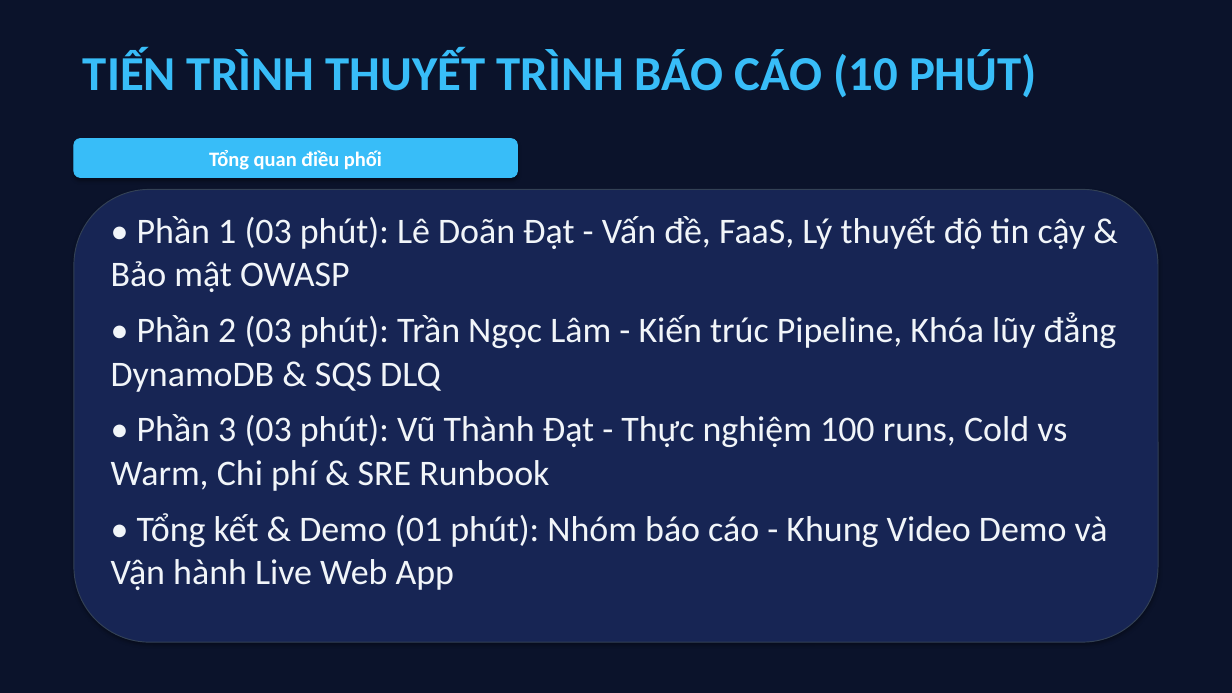
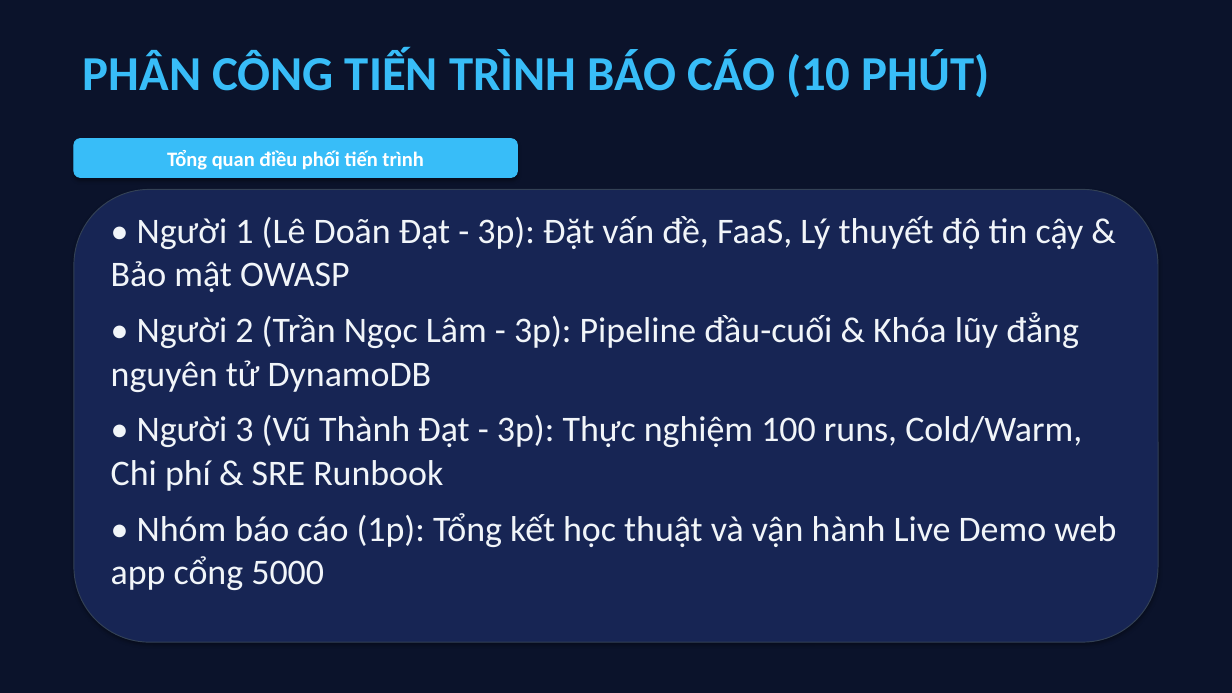
Before and after one commit to datdanghoccode/DTDM_XuLyAnh_Serverless, a slide deck: slide 2 of docs/DTDM_ThuyetTrinh_DeTai9.pptx. Drawn at 1232x693 pixels with LibreOffice and Linux fonts; fonts in the diff are those of the drawing. Boxes give left, top, right and bottom in pixels: in the first picture for what was removed or moved away, otherwise in the second. Text is boxed around its words. In the diff, an @@ line names an element or a change of style, - is before the commit and + after.

```diff
--- a/docs/DTDM_ThuyetTrinh_DeTai9.pptx
+++ b/docs/DTDM_ThuyetTrinh_DeTai9.pptx
@@ text at (83, 50, 990, 97): text changed @@
-TIẾN TRÌNH THUYẾT TRÌNH BÁO CÁO (10 PHÚT)
+PHÂN CÔNG TIẾN TRÌNH BÁO CÁO (10 PHÚT)
@@ text in rounded rectangle at (167, 150, 423, 170): text changed @@
-Tổng quan điều phối
+Tổng quan điều phối tiến trình
@@ text at (111, 216, 1116, 590): text changed @@
-• Phần 1 (03 phút): Lê Doãn Đạt - Vấn đề, FaaS, Lý thuyết độ tin cậy & Bảo mật OWASP
-• Phần 2 (03 phút): Trần Ngọc Lâm - Kiến trúc Pipeline, Khóa lũy đẳng DynamoDB & SQS DLQ
-• Phần 3 (03 phút): Vũ Thành Đạt - Thực nghiệm 100 runs, Cold vs Warm, Chi phí & SRE Runbook
-• Tổng kết & Demo (01 phút): Nhóm báo cáo - Khung Video Demo và Vận hành Live Web App
+• Người 1 (Lê Doãn Đạt - 3p): Đặt vấn đề, FaaS, Lý thuyết độ tin cậy & Bảo mật OWASP
+• Người 2 (Trần Ngọc Lâm - 3p): Pipeline đầu-cuối & Khóa lũy đẳng nguyên tử DynamoDB
+• Người 3 (Vũ Thành Đạt - 3p): Thực nghiệm 100 runs, Cold/Warm, Chi phí & SRE Runbook
+• Nhóm báo cáo (1p): Tổng kết học thuật và vận hành Live Demo web app cổng 5000
```
Also in this commit, not shown: 11 other slides changed, 1 slide added, 12 slides removed.
